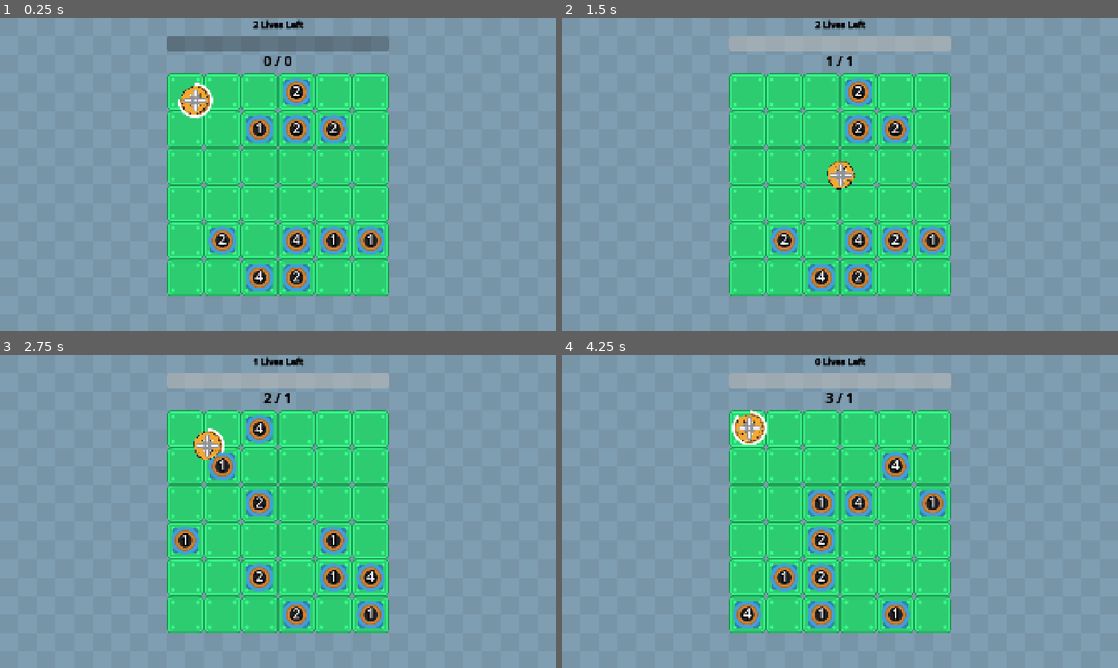
Above: before the commit, frames 1-4 (two rows, left to right).
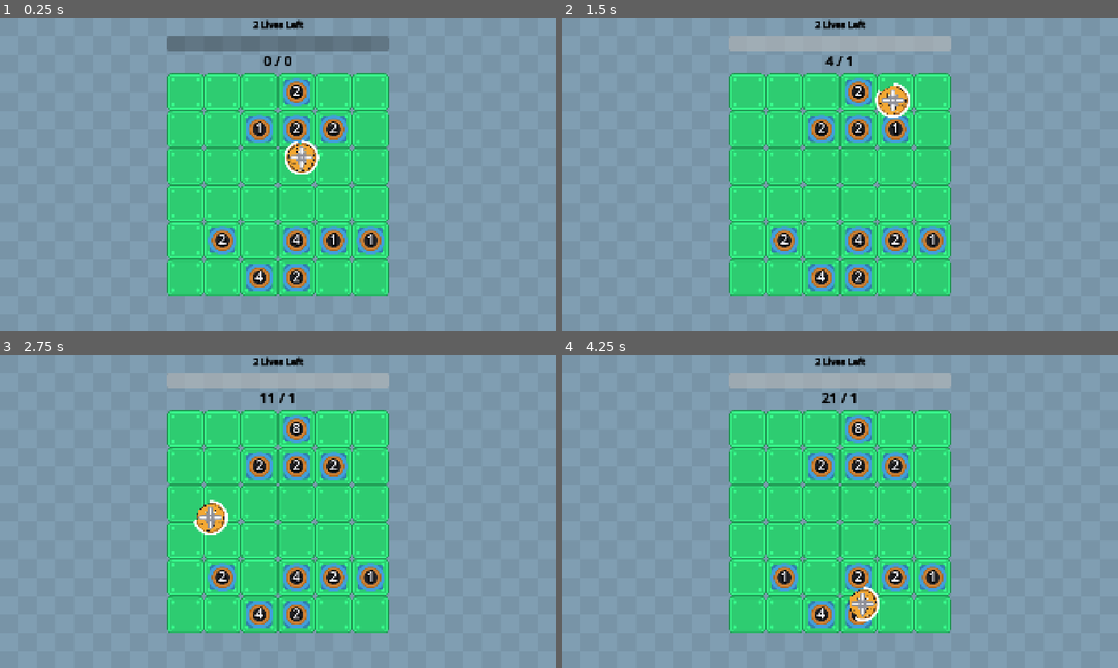
Above: after the commit, the same moments.

Repository: wanamelon/prototype_monorepo
Game: Godot game, scene res://source/bounce_main.tscn
The game is run twice, just before and just after one commit, with the same random seed, the same clock (stepped at 60 frames per second) and the same inputs. Sound files missing from this copy of the repository are replaced by a short silence.
Inputs:
- Up to frame 1 (0.25 s): no input
- Up to frame 2 (1.5 s): no input
- Up to frame 3 (2.75 s): no input
- Up to frame 4 (4.25 s): no input

The runs differ from the first frame. In frame 1, 1.1% of the frame differs, in the area x 32-58%, y 20-50%; in frame 2, 1.4%; in frame 3, 6.8%, in the area x 30-70%, y 1-88%; in frame 4, 6.6%.

Commit message:
speed buff on kill

Diff:
--- a/roller/source/item/bounce_off_everything.gd
+++ b/roller/source/item/bounce_off_everything.gd
@@ -6,8 +6,8 @@
 
 func activate(state: MatchState):
 	var events: Array[ItemEvent] = []
-	if state.tick % 60 == 0 and Utils.RNG.randf() < 1.1 and _bounce_off_everything_duration <= 0:
-		_bounce_off_everything_duration = 0.5
+	if state.tick % 60 == 0 and Utils.RNG.randf() < 0.1 and _bounce_off_everything_duration <= 0:
+		_bounce_off_everything_duration = 2.5
 	if _bounce_off_everything_duration > 0:
 		for item in state.items:
 			# TODO: only do this for STATIC grid items (or keep it as crop?)!!
--- a/roller/source/item/crop.gd
+++ b/roller/source/item/crop.gd
@@ -31,7 +31,7 @@
 	var expected_seconds_until_growth: float = 4.0 + 8 * log(level)
 	var growth_probability_per_second := 1.0 / expected_seconds_until_growth
 	if rng.randf() < (state.delta * growth_probability_per_second):
-		o_events.append(ItemSystem.LevelChangeEvent.new(1, ItemSystem.SpecificItem.new(self)))
+		o_events.append(ItemSystem.LevelChangeEvent.new(1, ItemSystem.SpecificItem.new(self), self))
 
 func _level_down_if_hit(state: MatchState, o_events: Array[ItemEvent]):
 	for event in state.last_tick_events:
@@ -41,7 +41,7 @@
 			if overlap.first is Roller and overlap.second == self:
 				var roller := overlap.first as Roller
 				o_events.append(ItemSystem.LevelChangeEvent.new(
-					-roller.compute_damage_per_hit(), ItemSystem.SpecificItem.new(self)))
+					-roller.compute_damage_per_hit(), ItemSystem.SpecificItem.new(self), overlap.first))
 
 func _apply_level_changes(state: MatchState, o_events: Array[ItemEvent]):
 	var total_positive_level_change: int = 0
@@ -69,8 +69,24 @@
 			o_events.append(ItemSystem.GivePointsEvent.new(_compute_point_value()))
 			level -= 1
 			if level <= 0:
-				o_events.append(ItemSystem.DespawnEvent.new(self))
+				o_events.append(ItemSystem.DespawnEvent.new(self, _find_largest_damage_source(state)))
 				break
+
+func _find_largest_damage_source(state: MatchState) -> Item:
+	var damage_per_source := {}
+	for event in state.last_tick_events:
+		if event is ItemSystem.LevelChangeEvent:
+			var level_change := event as ItemSystem.LevelChangeEvent
+			if (level_change.target is ItemSystem.SpecificItem and level_change.target.target == self):
+				if level_change.levels < 0:
+					damage_per_source[level_change.source] = damage_per_source.get(level_change.source, 0) + abs(level_change.levels)
+	var max_damage = 0
+	var max_item = null
+	for source in damage_per_source:
+		if damage_per_source[source] > max_damage:
+			max_item = source
+			max_damage = damage_per_source[source]
+	return max_item
 
 func _compute_point_value():
 	return 2 ** (level - 1)
--- a/roller/source/item/item_system.gd
+++ b/roller/source/item/item_system.gd
@@ -1,4 +1,4 @@
-class_name ItemSystem extends Node
+class_name ItemSystem extends Node2D
 
 signal score_changed(new_score: int)
 signal match_finished()
@@ -34,7 +34,9 @@
 		ItemDef.ItemId.BOUNCE_OFF_EVERYTHING:
 			return BounceOffEverything.new()
 		ItemDef.ItemId.ROLLER:
-			return Roller.instance()
+			var roller := Roller.instance()
+			roller.position = Vector2(1920, 1080) / 2.0
+			return roller
 		_:
 			return AddStaminaItem.new()
 
@@ -130,7 +132,7 @@
 					var overlap_key = stable_overlap_key(roller, overlapped_item)
 					var last_overlap_state = last_overlap_state_per_uid_pair.get(overlap_key, OverlapState.new(-1000, -1000))
 					if (last_overlap_state.last_hit_phase != roller._bounce_count
-							and match_state.tick > last_overlap_state.last_hit_tick + 30):
+							and match_state.tick > last_overlap_state.last_hit_tick + 10):
 						overlaps.append(FreshOverlapEvent.new(roller, overlapped_item))
 						last_overlap_state_per_uid_pair[overlap_key] = OverlapState.new(
 							roller._bounce_count, match_state.tick)
@@ -171,14 +173,6 @@
 			_added_stamina = true
 		return [] as Array[ItemEvent]
 
-#class CropItem extends Item:
-#
-#	func spawn():
-#		pass
-#
-#	func activate(state: MatchState):
-#		return [] as Array[ItemEvent]
-
 @abstract
 class Location extends RefCounted:
 	pass
@@ -195,6 +189,14 @@
 @abstract
 class ItemEvent extends RefCounted:
 	pass
+
+class ItemDestroyed extends ItemEvent:
+	var destroyer: Item
+	var victim: Item
+
+	func _init(destroyer: Item, victim: Item):
+		self.destroyer = destroyer
+		self.victim = victim
 
 class BounceEvent extends ItemEvent:
 	var roller: Roller
@@ -230,15 +232,19 @@
 
 class DespawnEvent extends ItemEvent:
 	var target: Item
-	func _init(target: Item):
+	var source: Item
+	func _init(target: Item, source: Item):
 		self.target = target
+		self.source = source
 
 class LevelChangeEvent extends ItemEvent:
 	var levels: int
 	var target: TargetingConfig
-	func _init(levels: int, target: TargetingConfig):
+	var source: Item
+	func _init(levels: int, target: TargetingConfig, source: Item):
 		self.levels = levels
 		self.target = target
+		self.source = source
 
 @abstract
 class TargetingConfig extends RefCounted:
--- a/roller/source/item/level_up_crop_on_hit.gd
+++ b/roller/source/item/level_up_crop_on_hit.gd
@@ -9,6 +9,6 @@
 			var overlap := event as ItemSystem.FreshOverlapEvent
 			# TODO: should not depend on first/second order bruh
 			if overlap.first is Roller and overlap.second is Crop:
-				if _random.randf() < 0.2:
-					events.append(ItemSystem.LevelChangeEvent.new(1, ItemSystem.SpecificItem.new(overlap.second)))
+				if _random.randf() < 0.1:
+					events.append(ItemSystem.LevelChangeEvent.new(1, ItemSystem.SpecificItem.new(overlap.second), overlap.first))
 	return events
--- a/roller/source/item/roller.gd
+++ b/roller/source/item/roller.gd
@@ -10,9 +10,13 @@
 [X] signal for round end (stamina gone)
 [X] eliminate refs to old player_ball
 [X] generate bounces events
-[ ] spawn the ball in a sane place
-[ ] decide how wire item destroyed event
-[ ] add back in on-kill abilities
+[X] spawn the ball in a sane place
+[X] decide how to wire item destroyed event
+[X] speed buff on kill
+[ ] add grow on kill
+[ ] bouncing mode sprite
+[ ] spawn bounce pillar
+[ ] more damage item?
 """
 
 const ROLLER_SCENE: PackedScene = preload("res://source/item/roller.tscn")
@@ -21,8 +25,9 @@
 var _speed: float = 400.0
 var _bounce_count: int = 0
 var _velocity: Vector2
-var _stamina_seconds: float = 1
+var _stamina_seconds: float = 10
 var _max_stamina := _stamina_seconds
+var _speed_buff_durations: Array[float] = []
 var finished := false
 
 static func instance() -> Roller:
@@ -30,6 +35,9 @@
 	var near_diagonal_launch_angle = 45 + (90 * Utils.RNG.randi_range(0, 4)) + Utils.RNG.randf_range(-20, 20)
 	roller._velocity = (Vector2(1, 0) * roller._speed).rotated(deg_to_rad(near_diagonal_launch_angle))
 	return roller
+
+func _ready():
+	$CharacterBody2D.position = position
 
 func compute_damage_per_hit():
 	return 1
@@ -49,9 +57,31 @@
 		_velocity -= _velocity.normalized() * damping_factor
 		if _velocity.length() < 5:
 			finished = true
-			events.append(ItemSystem.DespawnEvent.new(self))
+			events.append(ItemSystem.DespawnEvent.new(self, self))
+	else:
+		_apply_speed_buffs(state.delta)
 	_stamina_seconds -= state.delta
+	_add_buffs_on_destroy(state.last_tick_events)
 	return events
+
+func _add_buffs_on_destroy(events: Array[ItemSystem.ItemEvent]):
+	for event in events:
+		if event is ItemSystem.DespawnEvent:
+			var despawn := event as ItemSystem.DespawnEvent
+			if despawn.source is Roller:
+				_speed_buff_durations.append(2.5)
+
+func _apply_speed_buffs(delta):
+	var speed_with_buffs := _speed
+	var new_speed_buff_durations: Array[float] = []
+	for duration in _speed_buff_durations:
+		speed_with_buffs += 100 * min(1, duration)
+		speed_with_buffs = min(speed_with_buffs, 10_000)
+		var decremented = duration - delta
+		if decremented > 0:
+			new_speed_buff_durations.append(decremented)
+	_speed_buff_durations = new_speed_buff_durations
+	_velocity = _velocity.normalized() * speed_with_buffs
 
 func _process(delta):
 	$TextureProgressBar.value = 100.0 * _stamina_seconds / float(_max_stamina)
Not shown, changed: roller/dev_notes.md
